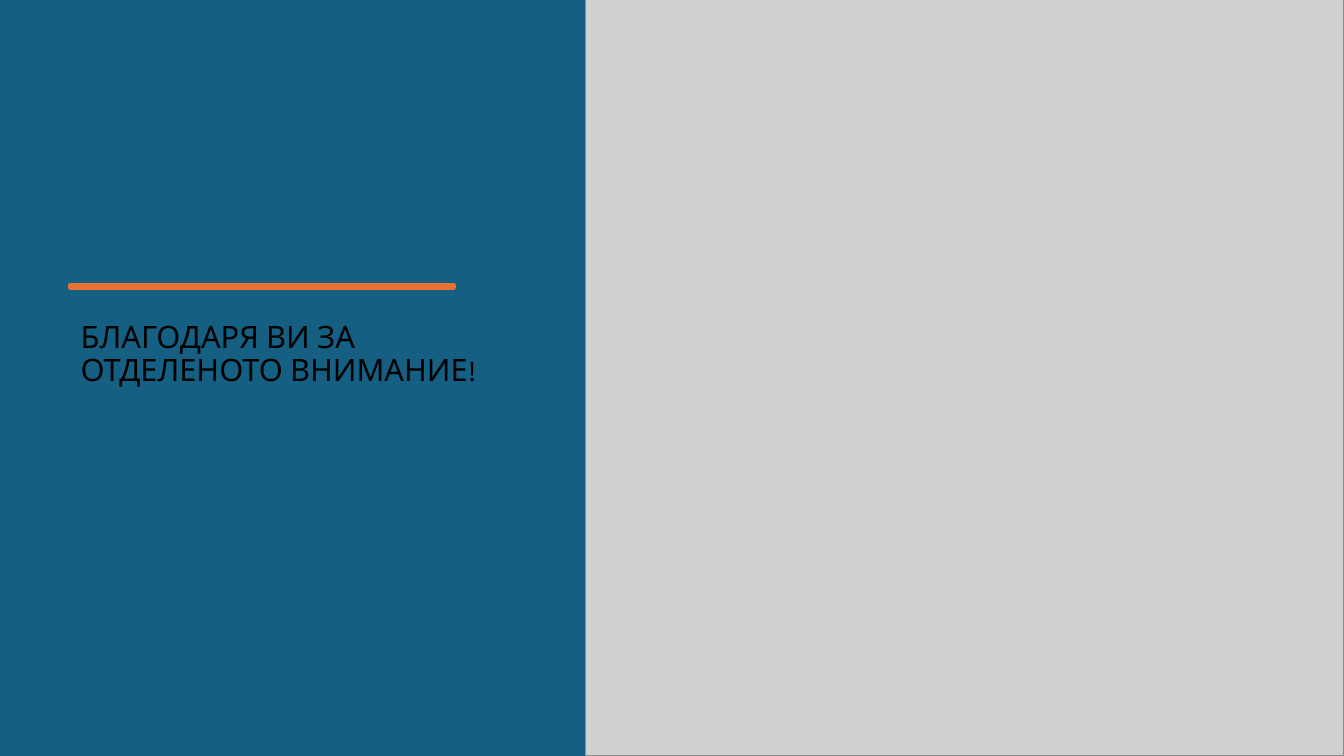
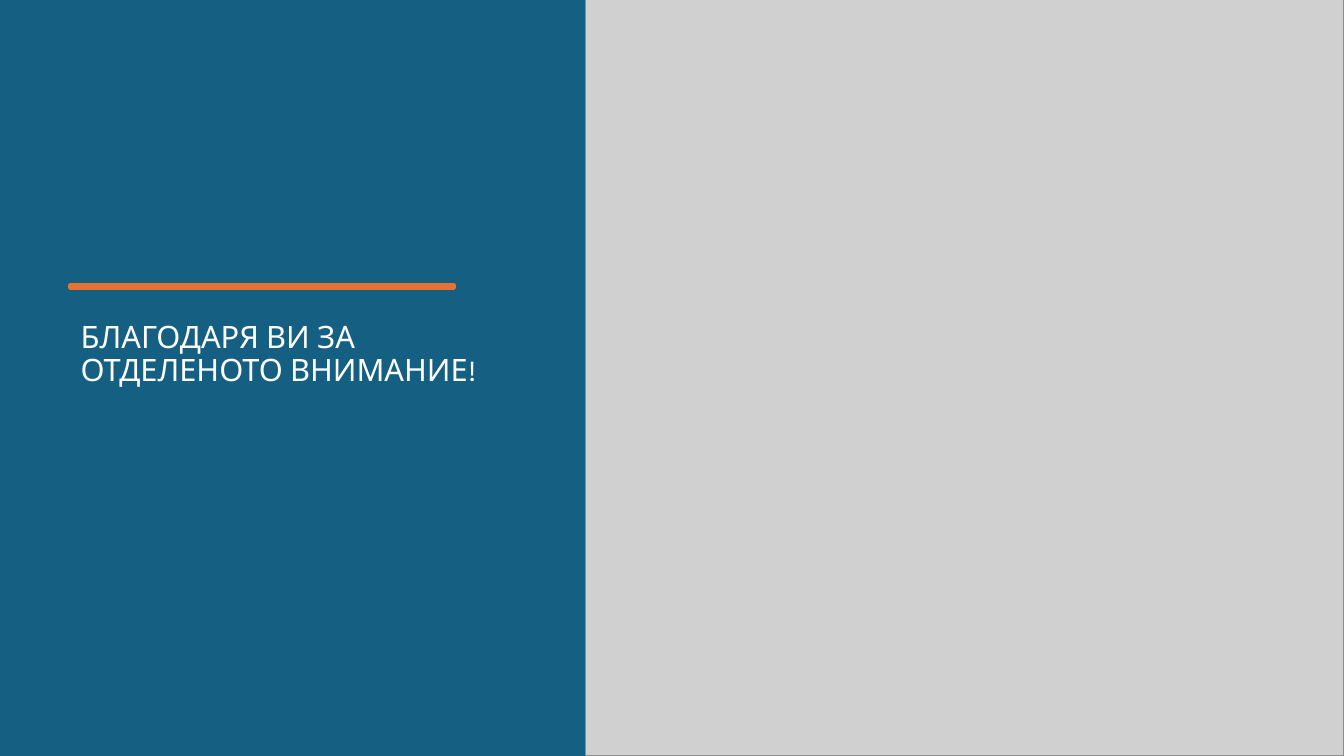
Before and after one commit to GeorgeChaparov/smart-greenhouse, a slide deck: slide 9 of documents/Smart GreenHouse.odp (slide 8 before the commit). Drawn at 1344x756 pixels with LibreOffice and Linux fonts; fonts in the diff are those of the drawing; grey boxes stand for pictures. Boxes give left, top, right and bottom in pixels: in the first picture for what was removed or moved away, otherwise in the second. Text is boxed around its words. In the diff, an @@ line names an element or a change of style, - is before the commit and + after.

```diff
--- a/documents/Smart GreenHouse.odp
+++ b/documents/Smart GreenHouse.odp
@@ text "БЛАГОДАРЯ ВИ ЗА ОТДЕЛЕНОТО ВНИМАНИЕ!" at [81, 325, 468, 387]: text colour #000000 to #FFFFFF @@
```
Also in this commit, not shown: 4 other slides changed, 2 slides added, 1 slide removed.
